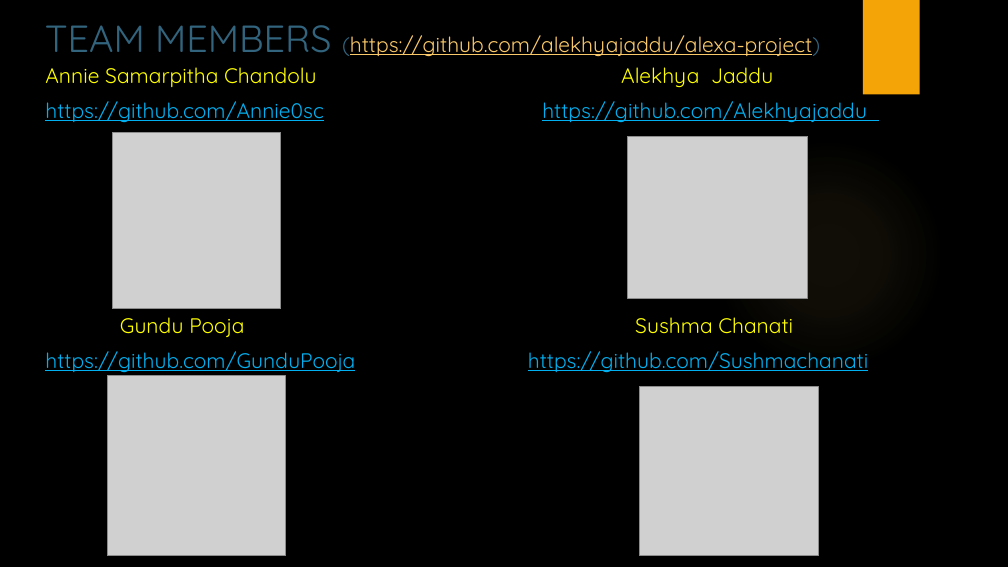
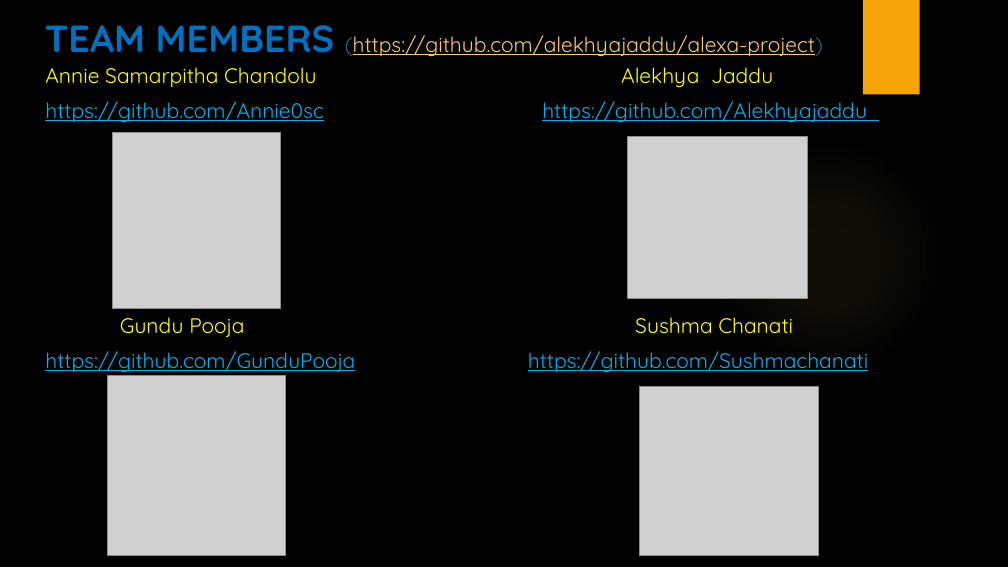
Before and after one commit to alekhyajaddu/alexa-project, a slide deck: slide 2 of Alexa ppt.pptx. Drawn at 1008x567 pixels with LibreOffice and Linux fonts; fonts in the diff are those of the drawing; grey boxes stand for pictures; background and template pictures are left out. Boxes give left, top, right and bottom in pixels: in the first picture for what was removed or moved away, otherwise in the second. Text is boxed around its words. In the diff, an @@ line names an element or a change of style, - is before the commit and + after.

```diff
--- a/Alexa ppt.pptx
+++ b/Alexa ppt.pptx
@@ title "TEAM MEMBERS (https://github.com/alekhyajaddu/alexa-project)" at bbox=[45, 25, 823, 57]: text colour #32647E to #0070C0, bold on in "TEAM MEMBERS" @@
```
Also in this commit, not shown: 15 other slides changed.
